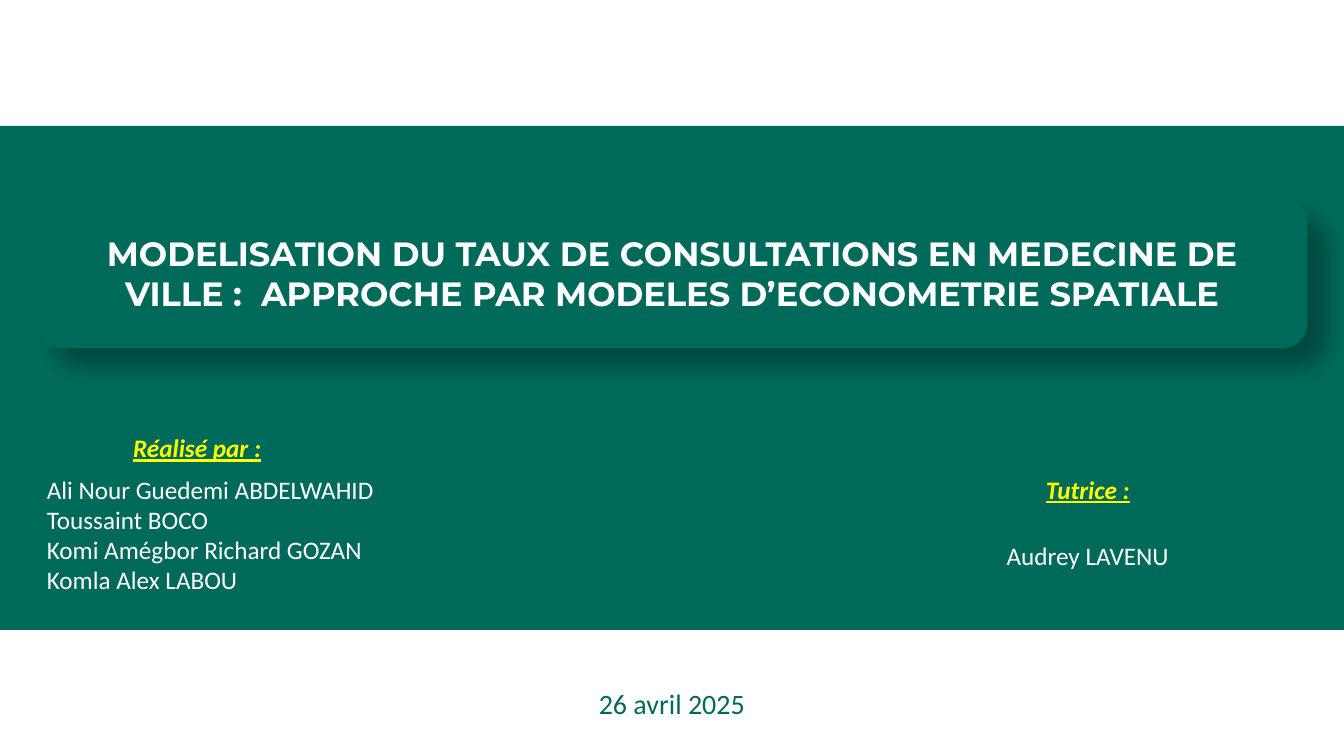
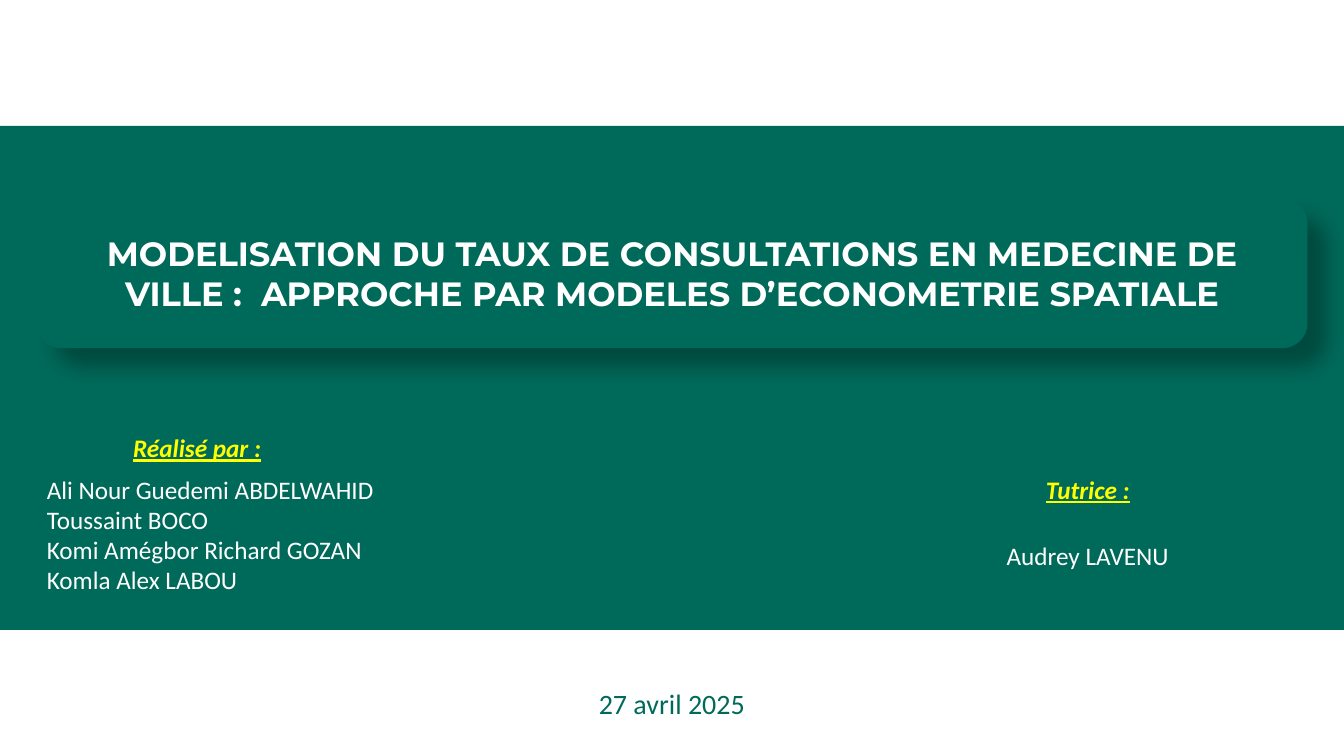
Before and after one commit to Richard-GOZAN/Projet-Stat-2A-Ensai, a slide deck: slide 1 of Présentation/Soutenance_Groupe25.pptx. Drawn at 1344x756 pixels with LibreOffice and Linux fonts; fonts in the diff are those of the drawing; background and template pictures are left out. Boxes give left, top, right and bottom in pixels: in the first picture for what was removed or moved away, otherwise in the second. Text is boxed around its words. In the diff, an @@ line names an element or a change of style, - is before the commit and + after.

```diff
--- a/Présentation/Soutenance_Groupe25.pptx
+++ b/Présentation/Soutenance_Groupe25.pptx
@@ text at <box>599,694,745,715</box>: text changed @@
-26 avril 2025
+27 avril 2025
```
Also in this commit, not shown: 5 other slides changed.
